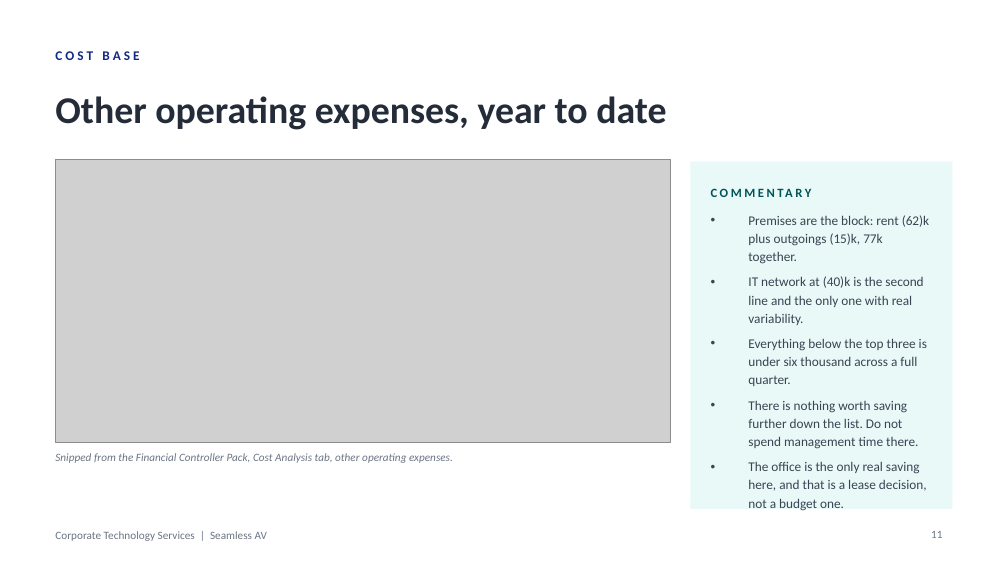
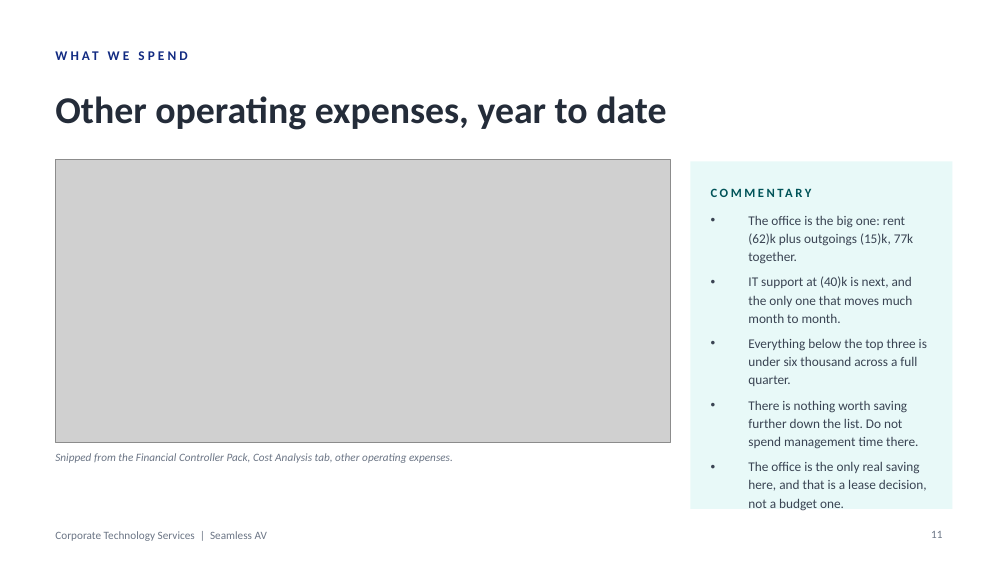
Before and after one commit to WesleyNelson-O33/Claude, a slide deck: slide 11 of deck/CTS Monthly Business Review - September 2026.pptx. Drawn at 1008x567 pixels with LibreOffice and Linux fonts; fonts in the diff are those of the drawing; grey boxes stand for pictures. Boxes give left, top, right and bottom in pixels: in the first picture for what was removed or moved away, otherwise in the second. Text is boxed around its words. In the diff, an @@ line names an element or a change of style, - is before the commit and + after.

```diff
--- a/deck/CTS Monthly Business Review - September 2026.pptx
+++ b/deck/CTS Monthly Business Review - September 2026.pptx
@@ text at (x1=55, y1=51, x2=139, y2=60): text changed @@
-COST BASE
+WHAT WE SPEND
@@ text at (x1=748, y1=216, x2=913, y2=323): text changed @@
-• Premises are the block: rent (62)k plus outgoings (15)k, 77k together.
-• IT network at (40)k is the second line and the only one with real variability.
+• The office is the big one: rent (62)k plus outgoings (15)k, 77k together.
+• IT support at (40)k is next, and the only one that moves much month to month.
```
Also in this commit, not shown: 8 other slides changed, 2 other files.
